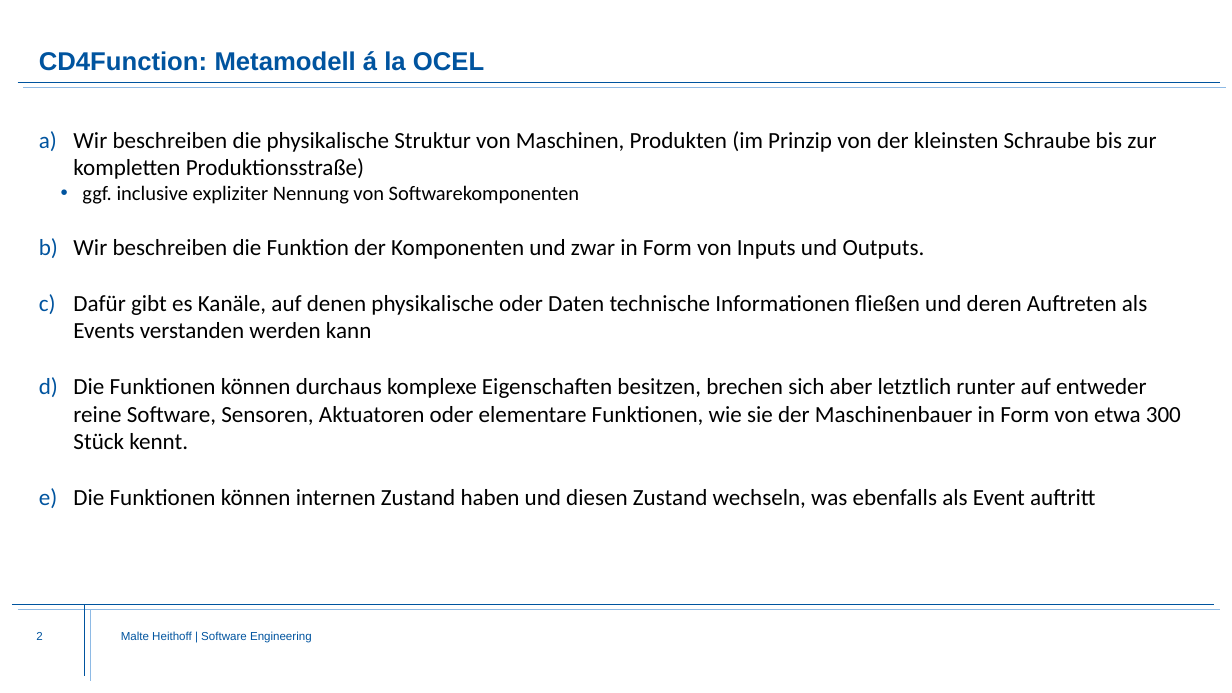
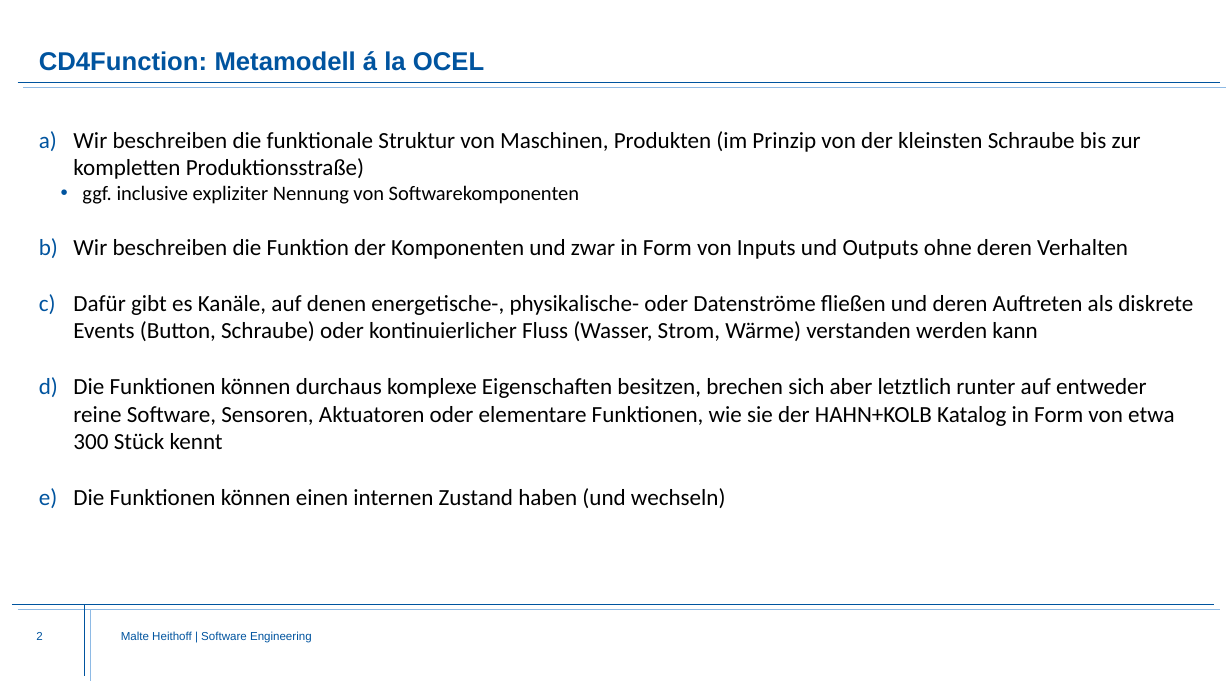
Before and after one commit to Fishi2402/montigem, a slide deck: slide 2 of products/syse_functions/doc/FunctionStructure.Explanation.pptx. Drawn at 1232x693 pixels with LibreOffice and Linux fonts; fonts in the diff are those of the drawing; background and template pictures are left out. Boxes give left, top, right and bottom in pixels: in the first picture for what was removed or moved away, otherwise in the second. Text is boxed around its words. In the diff, an @@ line names an element or a change of style, - is before the commit and + after.

Commit message:
FunctionStructure Update

```diff
--- a/products/syse_functions/doc/FunctionStructure.Explanation.pptx
+++ b/products/syse_functions/doc/FunctionStructure.Explanation.pptx
@@ text at box(73, 131, 1141, 179): text changed @@
-a) Wir beschreiben die physikalische Struktur von Maschinen, Produkten (im Prinzip von der kleinsten Schraube bis zur kompletten Produktionsstraße)
+a) Wir beschreiben die funktionale Struktur von Maschinen, Produkten (im Prinzip von der kleinsten Schraube bis zur kompletten Produktionsstraße)
@@ text at box(73, 239, 1193, 508): text changed @@
-b) Wir beschreiben die Funktion der Komponenten und zwar in Form von Inputs und Outputs.
-c) Dafür gibt es Kanäle, auf denen physikalische oder Daten technische Informationen fließen und deren Auftreten als Events verstanden werden kann
-d) Die Funktionen können durchaus komplexe Eigenschaften besitzen, brechen sich aber letztlich runter auf entweder reine Software, Sensoren, Aktuatoren oder elementare Funktionen, wie sie der Maschinenbauer in Form von etwa 300 Stück kennt.
-e) Die Funktionen können internen Zustand haben und diesen Zustand wechseln, was ebenfalls als Event auftritt
+b) Wir beschreiben die Funktion der Komponenten und zwar in Form von Inputs und Outputs ohne deren Verhalten
+c) Dafür gibt es Kanäle, auf denen energetische-, physikalische- oder Datenströme fließen und deren Auftreten als diskrete Events (Button, Schraube) oder kontinuierlicher Fluss (Wasser, Strom, Wärme) verstanden werden kann
+d) Die Funktionen können durchaus komplexe Eigenschaften besitzen, brechen sich aber letztlich runter auf entweder reine Software, Sensoren, Aktuatoren oder elementare Funktionen, wie sie der HAHN+KOLB Katalog in Form von etwa 300 Stück kennt
+e) Die Funktionen können einen internen Zustand haben (und wechseln)
```
Also in this commit, not shown: 6 other slides changed, 14 slides added, 3 slides removed, 2 other files.
